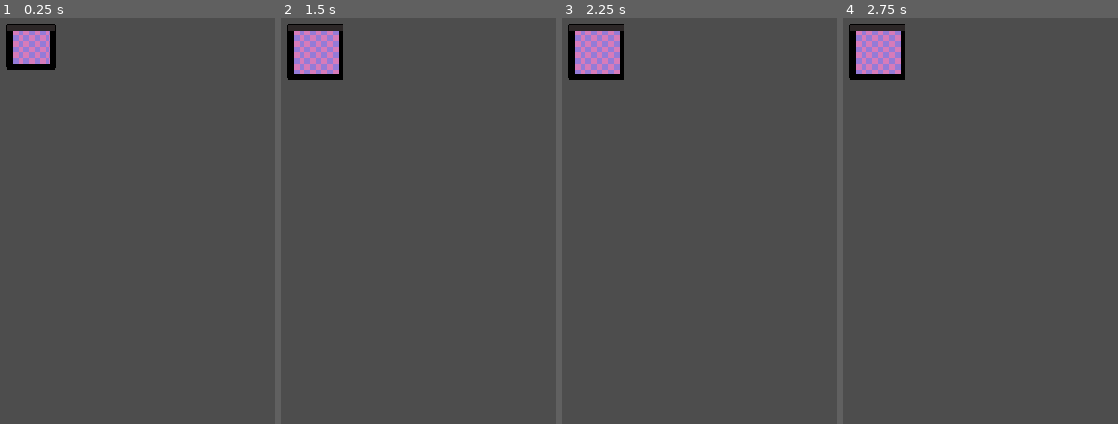
Above: before the commit, frames 1-4 (left to right).
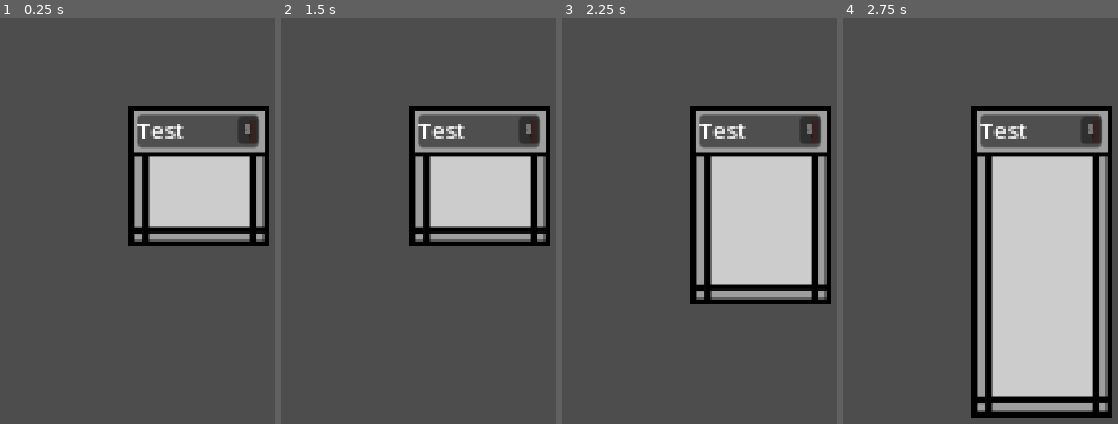
Above: after the commit, the same moments.

Repository: lumilovesyou/Web-Game
Game: Godot game, scene res://scenes/desktop.tscn
Same seed, same stepped clock (60 frames per second), same inputs: the game is played once before the commit and once after it.
Inputs (mouse positions are in pixels of both pictures, inside the frame that each line leads up to):
- Up to frame 1 (0.25 s): no input
- Up to frame 2 (1.5 s): click (528, 131) at 0.5 s, where only the run after the commit has a clickable "X"; tap Enter at 1.25 s; move the mouse to (outside the picture) at 1.27 s; press the mouse at (outside the picture) at 1.28 s
- Up to frame 3 (2.25 s): release the mouse at (outside the picture) at 2 s; tap Space at 2 s; drag from (743, 241) to (outside the picture) at 2.02 s
- Up to frame 4 (2.75 s): no input

The runs differ from the first frame. In frame 1, 16% of the frame differs, in the area x 2-98%, y 1-57%; in frame 2, 17%; in frame 3, 24%; in frame 4, 38%, in the area x 2-98%, y 1-99%.

Commit message:
Working window move & resize

Diff:
--- a/project.godot
+++ b/project.godot
@@ -26,7 +26,7 @@
 
 [editor_plugins]
 
-enabled=PackedStringArray("res://addons/GDQuest_GDScript_formatter/plugin.cfg", "res://addons/GodotTogether/plugin.cfg", "res://addons/godot_super-wakatime/plugin.cfg")
+enabled=PackedStringArray("res://addons/GodotTogether/plugin.cfg", "res://addons/godot_super-wakatime/plugin.cfg")
 
 [input]
 
@@ -46,3 +46,4 @@
 rendering_device/driver.windows="d3d12"
 renderer/rendering_method="gl_compatibility"
 renderer/rendering_method.mobile="gl_compatibility"
+textures/vram_compression/import_etc2_astc=true
--- a/scenes/desktop.tscn
+++ b/scenes/desktop.tscn
@@ -1,21 +1,21 @@
 [gd_scene format=3 uid="uid://dvbwjuxd2h36t"]
 
-[ext_resource type="Texture2D" uid="uid://dnumphdieyq8f" path="res://assets/images/test.png" id="1_xxa2h"]
-[ext_resource type="Script" uid="uid://vovh5i5p6th7" path="res://scenes/window_resizer.gd" id="2_7gre8"]
+[ext_resource type="PackedScene" uid="uid://kvivbgf10ww2" path="res://scenes/window_base.tscn" id="1_7gre8"]
+[ext_resource type="Script" uid="uid://dyptxlsvvafjo" path="res://scenes/window_manager.gd" id="1_xxa2h"]
 
-[node name="Node2D" type="Node2D" unique_id=168027259]
+[node name="Window Base" type="Node2D" unique_id=168027259]
 
-[node name="NinePatchRect" type="NinePatchRect" parent="." unique_id=1080707161]
-offset_left = 94.0
-offset_top = 46.0
-offset_right = 165.0
-offset_bottom = 111.0
-texture = ExtResource("1_xxa2h")
-region_rect = Rect2(0, 0, 81, 81)
-patch_margin_left = 9
-patch_margin_top = 9
-patch_margin_right = 9
-patch_margin_bottom = 9
-axis_stretch_horizontal = 1
-axis_stretch_vertical = 1
-script = ExtResource("2_7gre8")
+[node name="Control" parent="." unique_id=1599758058 instance=ExtResource("1_7gre8")]
+anchors_preset = 0
+anchor_right = 0.0
+anchor_bottom = 0.0
+offset_left = 269.99997
+offset_top = 163.99998
+offset_right = 351.19995
+offset_bottom = 245.19998
+grow_horizontal = 1
+grow_vertical = 1
+scale = Vector2(2.5, 2.5)
+
+[node name="WindowManager" type="Node" parent="." unique_id=1104030813]
+script = ExtResource("1_xxa2h")
--- /dev/null
+++ b/scenes/window_base.tscn
@@ -0,0 +1,196 @@
+[gd_scene format=3 uid="uid://kvivbgf10ww2"]
+
+[ext_resource type="Texture2D" uid="uid://bcg3d6okbmmk" path="res://assets/images/window_base.png" id="1_xl1g6"]
+[ext_resource type="Script" uid="uid://d2ww17yyos7q2" path="res://scripts/window/title_dragging.gd" id="2_hatqo"]
+[ext_resource type="Script" uid="uid://cpibsadlot2w1" path="res://scripts/window/resize_handle.gd" id="3_xl1g6"]
+
+[sub_resource type="GDScript" id="GDScript_hatqo"]
+script/source = "extends Control
+
+
+# Called when the node enters the scene tree for the first time.
+func _ready() -> void:
+	pass # Replace with function body.
+
+
+# Called every frame. 'delta' is the elapsed time since the previous frame.
+func _process(delta: float) -> void:
+	pass
+
+
+func _gui_input(event: InputEvent) -> void:
+	pass
+
+"
+
+[node name="Window Base" type="Control" unique_id=1599758058]
+layout_mode = 3
+anchor_right = 0.087000005
+anchor_bottom = 0.15400001
+offset_right = -0.22400665
+offset_bottom = 0.20799255
+grow_horizontal = 2
+grow_vertical = 2
+script = SubResource("GDScript_hatqo")
+
+[node name="Background" type="NinePatchRect" parent="." unique_id=1217753403]
+layout_mode = 1
+anchors_preset = 15
+anchor_right = 1.0
+anchor_bottom = 1.0
+grow_horizontal = 2
+grow_vertical = 2
+texture = ExtResource("1_xl1g6")
+region_rect = Rect2(0, 0, 500, 500)
+patch_margin_left = 29
+patch_margin_top = 12
+patch_margin_right = 12
+patch_margin_bottom = 12
+axis_stretch_horizontal = 1
+axis_stretch_vertical = 1
+
+[node name="TitleBox" type="VBoxContainer" parent="." unique_id=1618317903]
+layout_mode = 1
+anchors_preset = 10
+anchor_right = 1.0
+offset_left = 5.0
+offset_top = 5.0
+offset_right = -6.0
+offset_bottom = 24.0
+grow_horizontal = 2
+
+[node name="PanelContainer" type="PanelContainer" parent="TitleBox" unique_id=533511017]
+custom_minimum_size = Vector2(0, 7)
+layout_mode = 2
+size_flags_vertical = 3
+mouse_default_cursor_shape = 13
+script = ExtResource("2_hatqo")
+
+[node name="HBoxContainer" type="HBoxContainer" parent="TitleBox/PanelContainer" unique_id=1117763659]
+layout_mode = 2
+
+[node name="Title" type="Label" parent="TitleBox/PanelContainer/HBoxContainer" unique_id=1171065016]
+layout_mode = 2
+size_flags_horizontal = 3
+theme_override_font_sizes/font_size = 13
+text = "Test"
+
+[node name="Button_Close" type="Button" parent="TitleBox/PanelContainer/HBoxContainer" unique_id=1429462088]
+layout_mode = 2
+size_flags_vertical = 4
+mouse_default_cursor_shape = 2
+theme_override_font_sizes/font_size = 5
+text = "X"
+
+[node name="MarginContainer" type="MarginContainer" parent="." unique_id=1772586760]
+layout_mode = 1
+anchors_preset = -1
+anchor_left = 0.50600004
+anchor_top = 0.50600004
+anchor_right = 0.50600004
+anchor_bottom = 0.50600004
+offset_left = -31.986004
+offset_top = -31.986004
+offset_right = 32.013996
+offset_bottom = 32.013996
+
+[node name="Left" type="Control" parent="." unique_id=1072521051]
+layout_mode = 1
+anchors_preset = 9
+anchor_bottom = 1.0
+offset_top = 9.0
+offset_right = 9.0
+offset_bottom = -8.0
+grow_vertical = 2
+mouse_default_cursor_shape = 10
+script = ExtResource("3_xl1g6")
+edge = 1
+
+[node name="Right" type="Control" parent="." unique_id=1914112784]
+layout_mode = 1
+anchors_preset = 11
+anchor_left = 1.0
+anchor_right = 1.0
+anchor_bottom = 1.0
+offset_left = -8.0
+offset_top = 9.0
+offset_bottom = -8.0
+grow_horizontal = 0
+grow_vertical = 2
+mouse_default_cursor_shape = 10
+script = ExtResource("3_xl1g6")
+
+[node name="Top" type="Control" parent="." unique_id=925026670]
+layout_mode = 1
+anchors_preset = 10
+anchor_right = 1.0
+offset_left = 9.0
+offset_right = -8.0
+offset_bottom = 2.0
+grow_horizontal = 2
+mouse_default_cursor_shape = 9
+script = ExtResource("3_xl1g6")
+edge = 2
+
+[node name="Bottom" type="Control" parent="." unique_id=1406122060]
+layout_mode = 1
+anchors_preset = 12
+anchor_top = 1.0
+anchor_right = 1.0
+anchor_bottom = 1.0
+offset_left = 9.0
+offset_top = -8.0
+offset_right = -8.0
+grow_horizontal = 2
+grow_vertical = 0
+mouse_default_cursor_shape = 9
+script = ExtResource("3_xl1g6")
+edge = 3
+
+[node name="TL_Corner" type="Control" parent="." unique_id=2021003470]
+layout_mode = 1
+anchors_preset = 0
+offset_right = 9.0
+offset_bottom = 9.0
+mouse_default_cursor_shape = 12
+script = ExtResource("3_xl1g6")
+edge = 4
+
+[node name="TR_Corner" type="Control" parent="." unique_id=1652299917]
+layout_mode = 1
+anchors_preset = 1
+anchor_left = 1.0
+anchor_right = 1.0
+offset_left = -8.0
+offset_bottom = 9.0
+grow_horizontal = 0
+mouse_default_cursor_shape = 11
+script = ExtResource("3_xl1g6")
+edge = 5
+
+[node name="BL_Corner" type="Control" parent="." unique_id=916660038]
+layout_mode = 1
+anchors_preset = 2
+anchor_top = 1.0
+anchor_bottom = 1.0
+offset_top = -8.0
+offset_right = 9.0
+grow_vertical = 0
+mouse_default_cursor_shape = 11
+script = ExtResource("3_xl1g6")
+edge = 6
+
+[node name="BR_Corner" type="Control" parent="." unique_id=1244305421]
+layout_mode = 1
+anchors_preset = 3
+anchor_left = 1.0
+anchor_top = 1.0
+anchor_right = 1.0
+anchor_bottom = 1.0
+offset_left = -8.0
+offset_top = -8.0
+grow_horizontal = 0
+grow_vertical = 0
+mouse_default_cursor_shape = 12
+script = ExtResource("3_xl1g6")
+edge = 7
--- /dev/null
+++ b/scenes/window_manager.gd
@@ -0,0 +1,11 @@
+extends Node
+
+
+# Called when the node enters the scene tree for the first time.
+func _ready() -> void:
+	pass # Replace with function body.
+
+
+# Called every frame. 'delta' is the elapsed time since the previous frame.
+func _process(delta: float) -> void:
+	pass
--- /dev/null
+++ b/scripts/window/resize_handle.gd
@@ -0,0 +1,51 @@
+extends Control
+
+enum Edge {
+	LEFT,
+	RIGHT,
+	TOP,
+	BOTTOM,
+	TOP_LEFT,
+	TOP_RIGHT,
+	BOTTOM_LEFT,
+	BOTTOM_RIGHT
+}
+
+# need to fix window background breaking with stretch/tile
+
+@export var edge: Edge
+const MIN_SIZE := Vector2(81, 81)
+
+var resizing := false;
+var start_mouse := Vector2.ZERO;
+var start_rect := Rect2()
+
+func _gui_input(event: InputEvent) -> void:
+	var window := get_parent() as Control
+	print(window)
+
+	if event is InputEventMouseButton && event.button_index == MOUSE_BUTTON_LEFT:
+		if event.pressed:
+			resizing = true
+			start_mouse = get_global_mouse_position()
+			start_rect = Rect2(window.global_position, window.size); #Rect2(window.global_position, window.size)?
+		else:
+			resizing = false
+	elif event is InputEventMouseMotion && resizing:
+		var delta := get_global_mouse_position() - start_mouse
+		var new_pos := start_rect.position
+		var new_size := window.size
+
+		if edge in [Edge.RIGHT, Edge.TOP_LEFT, Edge.BOTTOM_LEFT]:
+			new_size.x = max(MIN_SIZE.x, start_rect.size.x - delta.x)
+			new_pos.x = start_rect.end.x - new_size.x
+		if edge in [Edge.LEFT, Edge.TOP_RIGHT, Edge.BOTTOM_RIGHT]:
+			new_size.x = max(MIN_SIZE.x, start_rect.size.x + delta.x)
+		if edge in [Edge.TOP, Edge.TOP_LEFT, Edge.TOP_RIGHT]:
+			new_size.y = max(MIN_SIZE.y, start_rect.size.y - delta.y)
+			new_pos.y = start_rect.end.y - new_size.y
+		if edge in [Edge.BOTTOM, Edge.BOTTOM_LEFT, Edge.BOTTOM_RIGHT]:
+			new_size.y = max(MIN_SIZE.y, start_rect.size.y + delta.y)
+
+		window.global_position = new_pos
+		window.size = new_size
--- /dev/null
+++ b/scripts/window/title_dragging.gd
@@ -0,0 +1,30 @@
+extends PanelContainer
+
+signal drag_started
+signal window_focused
+
+var dragging := false
+var drag_offset := Vector2.ZERO
+
+# Called when the node enters the scene tree for the first time.
+func _ready() -> void:
+	pass # Replace with function body.
+
+
+# Called every frame. 'delta' is the elapsed time since the previous frame.
+func _process(delta: float) -> void:
+	pass
+
+func _gui_input(event: InputEvent) -> void:
+	if event is InputEventMouseButton && event.button_index == MOUSE_BUTTON_LEFT:
+		if event.is_pressed():
+			dragging = true
+			drag_offset = get_global_mouse_position() - get_node("../../").global_position
+			window_focused.emit()
+			get_viewport().set_input_as_handled()
+		else:
+			dragging = false
+	elif event is InputEventMouseMotion && dragging:
+		var window := get_node("../../") as Control
+		window.global_position = get_global_mouse_position() - drag_offset
+		get_viewport().set_input_as_handled()
--- a/scenes/window_resizer.gd
+++ b/scripts/window/window_resizer.gd
@@ -1,9 +1,10 @@
 extends NinePatchRect
 
-const BORDER_WIDTH := 15
+const BORDER_WIDTH := 10
 const MINIMUM_SIZE := Vector2(81, 81)
 
 enum WINDOW_BOUNDARY {
+	NONE,
 	TOP_LEFT,
 	BOTTOM_LEFT,
 	TOP_RIGHT,
@@ -11,12 +12,11 @@
 	LEFT,
 	RIGHT,
 	TOP,
-	BOTTOM,
-	NONE
+	BOTTOM
 }
 
 var inital_rect := Rect2()
-var active_boundary : WINDOW_BOUNDARY
+var active_boundary := WINDOW_BOUNDARY.NONE
 
 var drag_offset := Vector2.ZERO
 var inital_mouse_pos := Vector2.ZERO
@@ -50,6 +50,8 @@
 			Input.set_default_cursor_shape(Input.CURSOR_HSIZE)
 		WINDOW_BOUNDARY.TOP, WINDOW_BOUNDARY.BOTTOM:
 			Input.set_default_cursor_shape(Input.CURSOR_VSIZE)
+		WINDOW_BOUNDARY.NONE:
+			Input.set_default_cursor_shape(Input.CURSOR_ARROW)
 
 func _process(delta: float) -> void:
 	var mouse_pos := get_global_mouse_position()
Binary file added: assets/images/window_base.png
Not shown, added: assets/images/window_base.png.import
Not shown, added: assets/images/window_base.svg.import
Not shown, added: export_presets.cfg
Binary file added: good morbing.png
Not shown, added: good morbing.png.import
Not shown, added: scenes/window_manager.gd.uid
Not shown, added: scripts/window/resize_handle.gd.uid
Not shown, added: scripts/window/title_dragging.gd.uid
Renamed: scenes/window_resizer.gd.uid -> scripts/window/window_resizer.gd.uid
